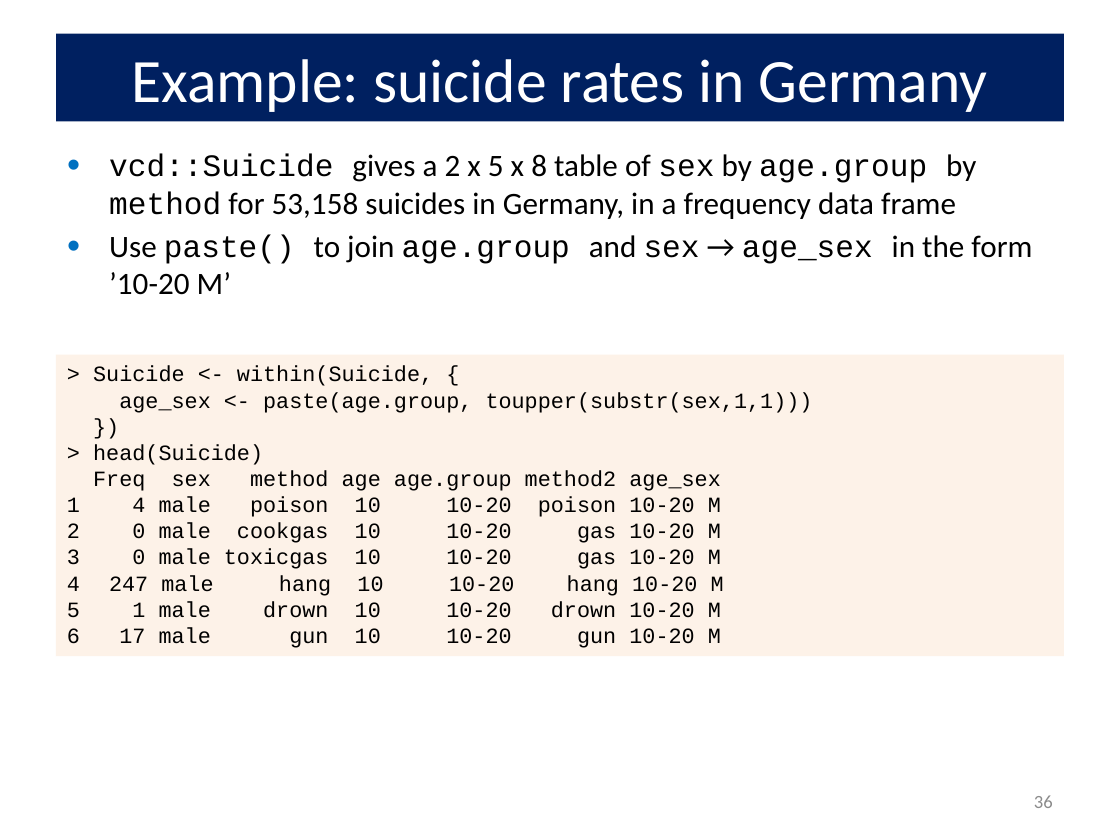
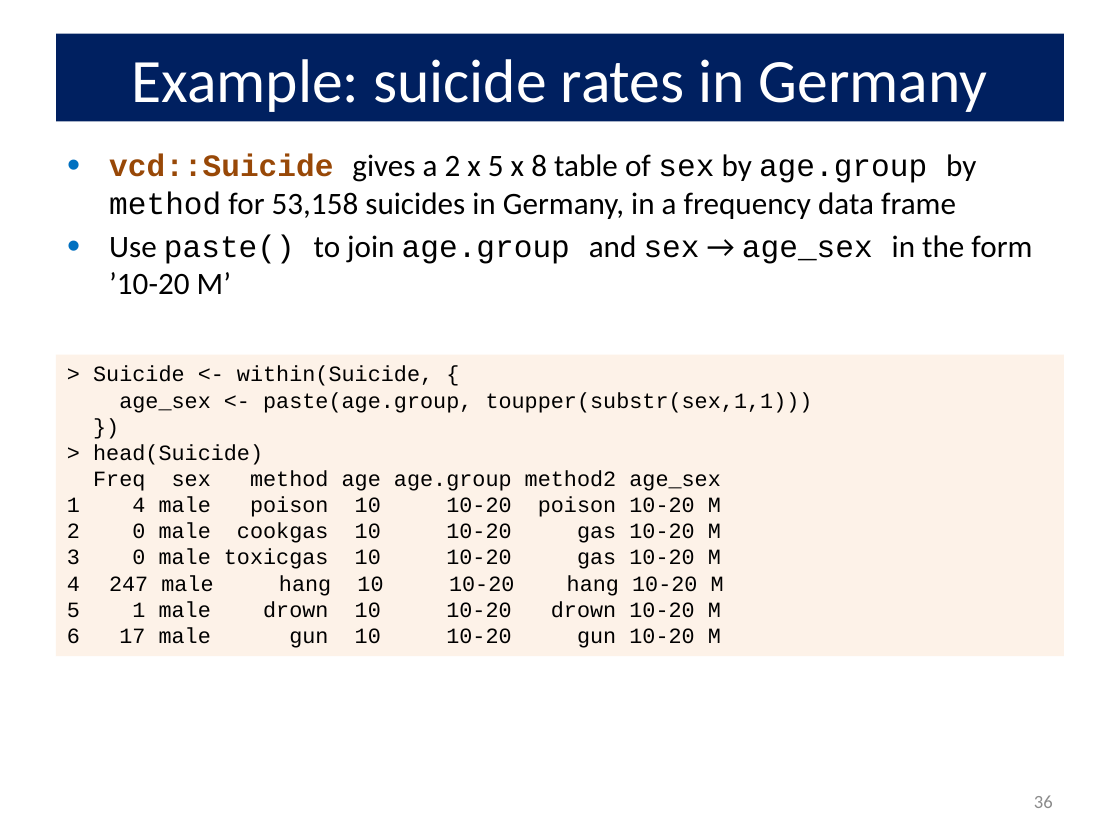
Before and after one commit to friendly/psy6136, a slide deck: slide 36 of docs/lectures/05-Corresp.pptx. Drawn at 1120x840 pixels with LibreOffice and Linux fonts; fonts in the diff are those of the drawing. Boxes give left, top, right and bottom in pixels: in the first picture for what was removed or moved away, otherwise in the second. Text is boxed around its words. In the diff, an @@ line names an element or a change of style, - is before the commit and + after.

```diff
--- a/docs/lectures/05-Corresp.pptx
+++ b/docs/lectures/05-Corresp.pptx
@@ text at bbox=[109, 154, 976, 219]: text colour #000000 to #984807, bold on in "vcd::Suicide" @@
```
Also in this commit, not shown: 5 other slides changed, 15 other files.
